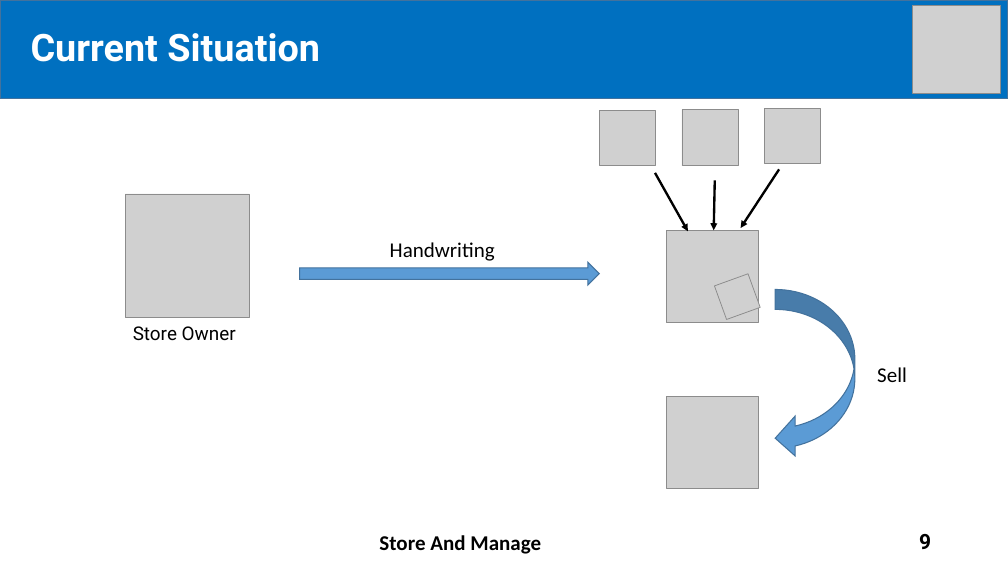
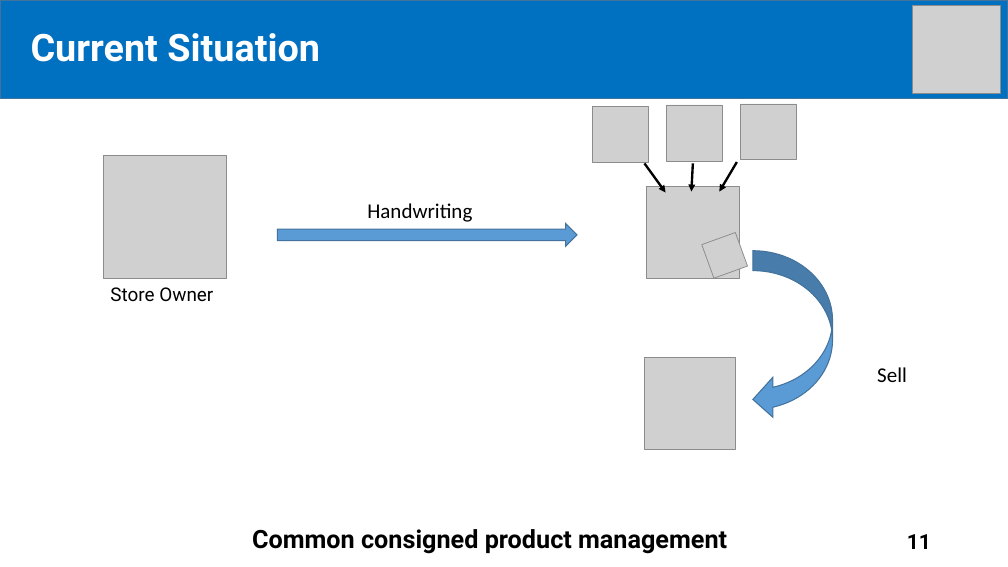
Before and after one commit to tiendan3108/CP, a slide deck: slide 11 of Source/Presentation/PreFinalPresentation.pptx (slide 9 before the commit). Drawn at 1008x567 pixels with LibreOffice and Linux fonts; fonts in the diff are those of the drawing; grey boxes stand for pictures. Boxes give left, top, right and bottom in pixels: in the first picture for what was removed or moved away, otherwise in the second. Text is boxed around its words. In the diff, an @@ line names an element or a change of style, - is before the commit and + after.

```diff
--- a/Source/Presentation/PreFinalPresentation.pptx
+++ b/Source/Presentation/PreFinalPresentation.pptx
@@ picture: place and size @@
-picture at box(600, 110, 656, 166)
+picture at box(593, 107, 649, 163)
@@ picture: place and size @@
-picture at box(682, 110, 738, 166)
+picture at box(666, 105, 722, 161)
@@ picture: place and size @@
-picture at box(765, 108, 820, 163)
+picture at box(741, 104, 796, 159)
@@ arrow moved from (655, 173) - (688, 231) to (644, 163) - (665, 193) @@
@@ arrow moved from (715, 181) - (714, 231) to (693, 163) - (692, 191) @@
@@ arrow moved from (780, 169) - (741, 228) to (737, 162) - (719, 191) @@
@@ 2 texts, 1 picture: place and size @@
-2 texts, 1 picture at box(126, 194, 495, 341)
+2 texts, 1 picture at box(103, 155, 472, 301)
@@ picture: place and size @@
-picture at box(666, 231, 758, 323)
+picture at box(647, 187, 740, 279)
@@ picture: place and size @@
-picture at box(715, 274, 760, 320)
+picture at box(702, 232, 748, 278)
@@ 1 picture, 1 right arrow, 1 curved left arrow: place and size @@
-1 picture, 1 right arrow, 1 curved left arrow at box(299, 262, 854, 488)
+1 picture, 1 right arrow, 1 curved left arrow at box(278, 224, 833, 449)
@@ text added at box(252, 529, 727, 554), 24 pt, text #000000, bold @@
+Common consigned product management
@@ text removed at box(379, 535, 541, 554) @@
-Store And Manage
@@ page number at box(907, 534, 931, 549): text changed @@
-9
+11
```
Also in this commit, not shown: 24 other slides changed, 6 slides added, 25 slides removed.
